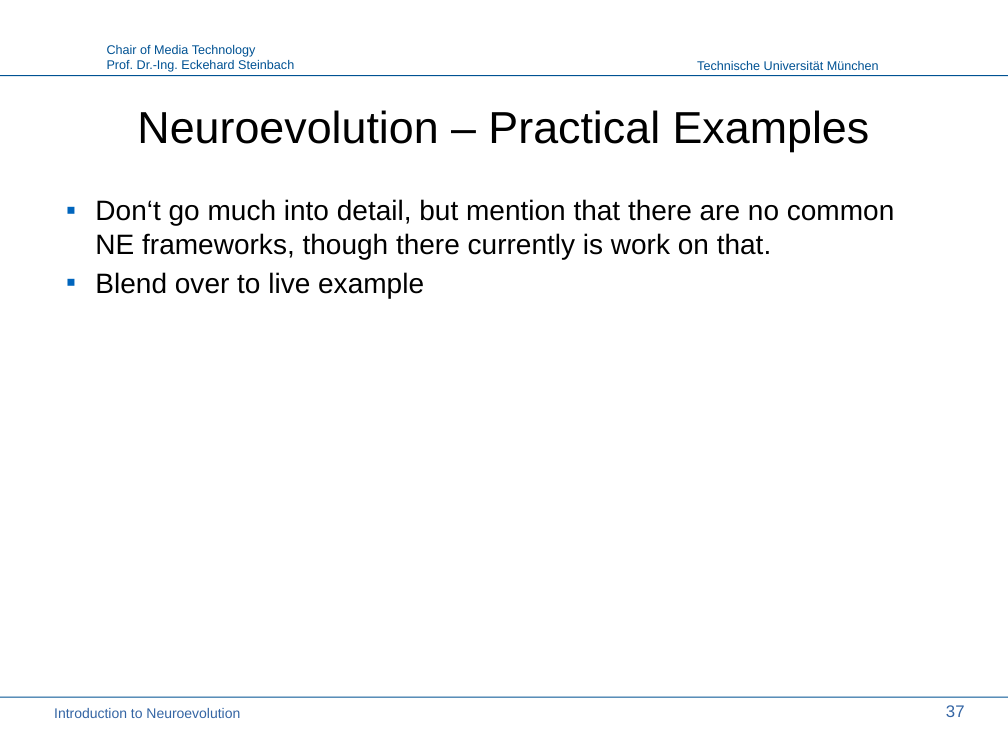
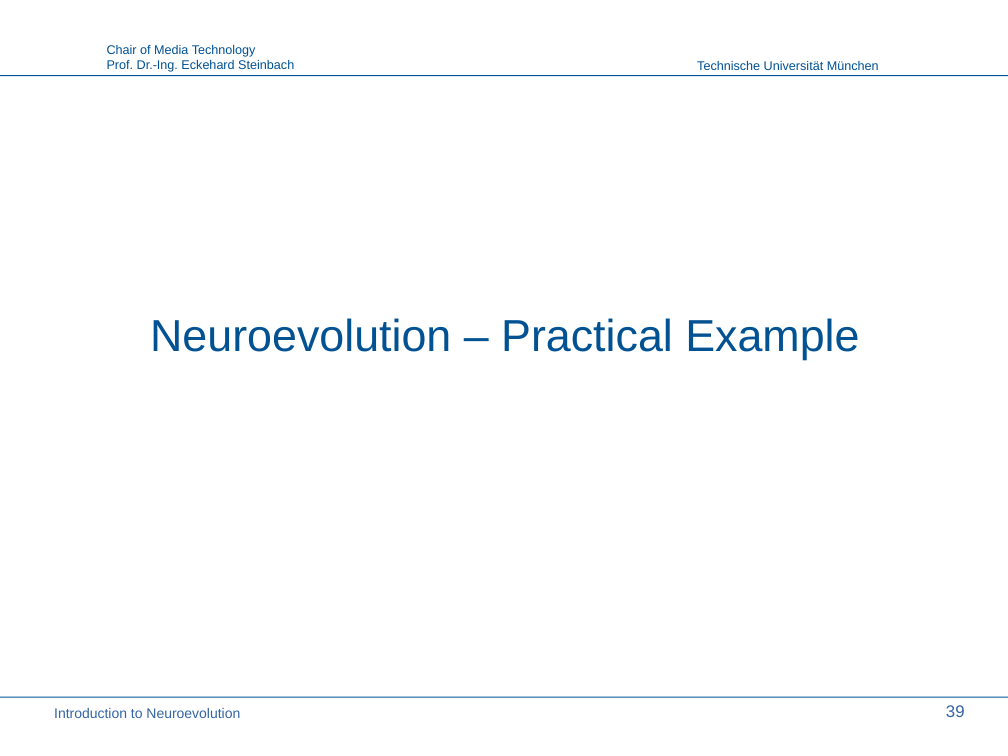
Before and after one commit to PaulPauls/Neuroevolution_of_Augmenting_Topologies_Paper, a slide deck: slide 39 of presentation/neuroevolution_presentation.odp (slide 37 before the commit). Drawn at 1008x756 pixels with LibreOffice and Linux fonts; fonts in the diff are those of the drawing; background and template pictures are left out. Boxes give left, top, right and bottom in pixels: in the first picture for what was removed or moved away, otherwise in the second. Text is boxed around its words. In the diff, an @@ line names an element or a change of style, - is before the commit and + after.

```diff
--- a/presentation/neuroevolution_presentation.odp
+++ b/presentation/neuroevolution_presentation.odp
@@ text removed at box(95, 199, 894, 298) @@
-▪ Don‘t go much into detail, but mention that there are no common NE frameworks, though there currently is work on that.
-▪ Blend over to live example
@@ title at box(150, 318, 859, 360): text changed; text colour #000000 to #005293 @@
-Neuroevolution – Practical Examples
+Neuroevolution – Practical Example
@@ page number at box(946, 705, 965, 717): text changed @@
-37
+39
```
Also in this commit, not shown: 1 other slide changed, 3 slides added, 1 slide removed, 2 other files.
